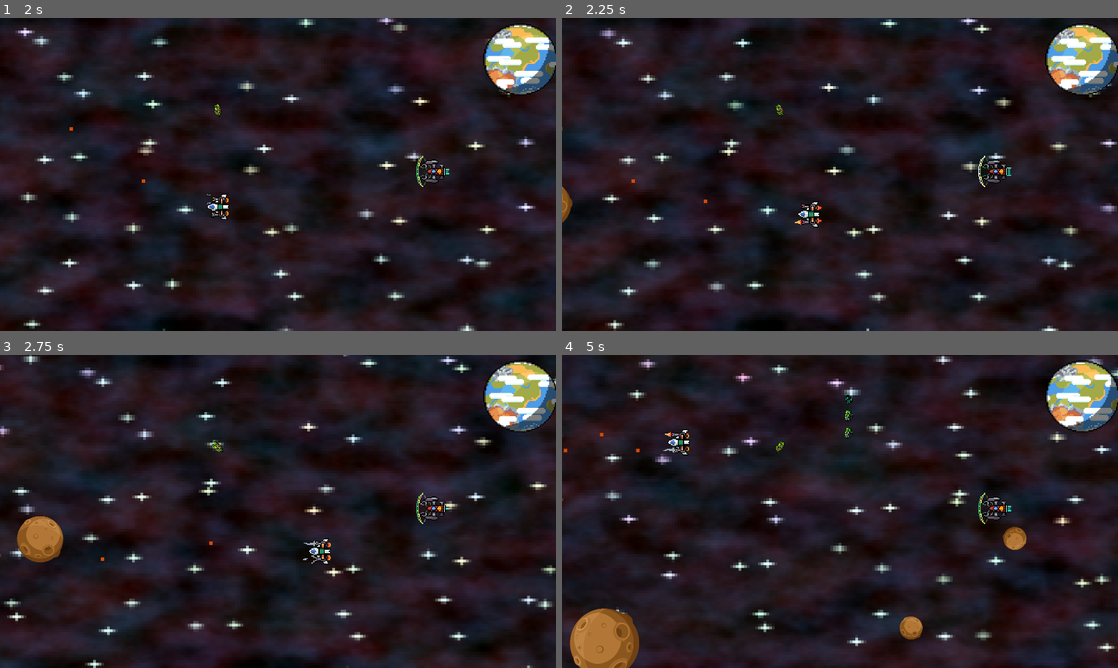
Above: before the commit, frames 1-4 (two rows, left to right).
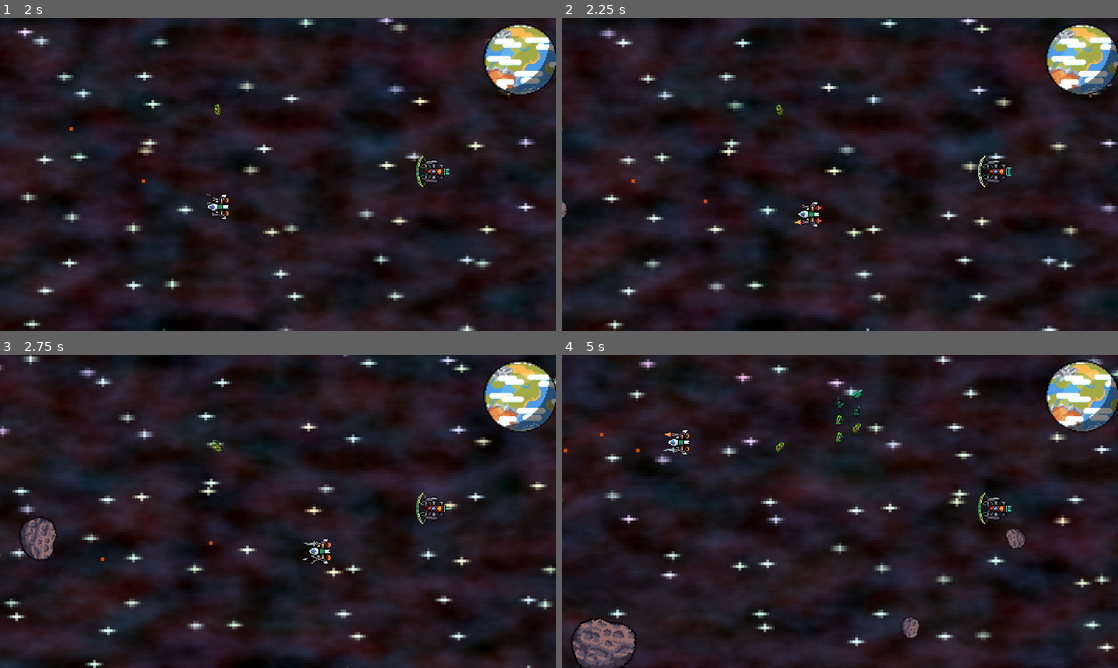
Above: after the commit, the same moments.

Repository: Yekt/SyntaxSoup
Game: Godot game, scene res://scenes/screens/game.tscn
Same seed, same stepped clock (60 frames per second), same inputs: the game is played once before the commit and once after it. The engine's default icon, where the game draws it, is replaced by a stand-in: a white triangle on a blue panel in a dark square.
Inputs:
- Up to frame 1 (2 s): hold D (attacker_right) 0.53-1.28 s; hold S (attacker_down) from 1.28 s (still down)
- Up to frame 2 (2.25 s): release S (attacker_down) at 2.03 s; hold D (attacker_right) from 2.03 s (still down)
- Up to frame 3 (2.75 s): keep holding D (attacker_right)
- Up to frame 4 (5 s): release D (attacker_right) at 2.78 s; hold W (attacker_up) 2.78-3.53 s; hold A (attacker_left) from 3.53 s (still down)

Frame 1 is identical in both runs. In frame 2, 0.1% of the frame differs, in the area x 0-2%, y 53-66%; in frame 3, 1.0%; in frame 4, 2.8%, in the area x 1-84%, y 10-100%.

Commit message:
update asteroid sprite

Diff:
--- a/scenes/entities/asteroid.gd
+++ b/scenes/entities/asteroid.gd
@@ -15,6 +15,7 @@
 var SPEED
 var HEALTH
 var CHILDREN_COUNT
+var IS_DESTROYED = false
 var ROTATION
 
 
@@ -56,6 +57,11 @@
 	position = position + DIRECTION * SPEED * delta
 	rotate(ROTATION)
 
+	if IS_DESTROYED:
+		if !$Sprite.is_playing():
+			queue_free()
+		return
+
 
 func spawn_children():
 	for i in CHILDREN_COUNT:
@@ -74,7 +80,8 @@
 	HEALTH -= damage
 	if HEALTH <= 0:
 		spawn_children()
-		queue_free()
+		IS_DESTROYED = true
+		$Sprite.play("default")
 
 
 func on_screen_exited():
--- a/scenes/entities/asteroid.tscn
+++ b/scenes/entities/asteroid.tscn
@@ -1,10 +1,74 @@
-[gd_scene load_steps=4 format=3 uid="uid://cidsunnrcmic"]
+[gd_scene load_steps=13 format=3 uid="uid://cidsunnrcmic"]
 
 [ext_resource type="Script" path="res://scenes/entities/asteroid.gd" id="1_54xc3"]
-[ext_resource type="Texture2D" uid="uid://cvs5gpbf3y44s" path="res://resources/meteorite-clipart-md-2948215603.png" id="2_wjemx"]
+[ext_resource type="Texture2D" uid="uid://bnigs8tuvl3fq" path="res://scenes/textures/Asteroid.png" id="2_7r1k2"]
 
 [sub_resource type="CircleShape2D" id="CircleShape2D_okb2a"]
 radius = 201.4
+
+[sub_resource type="AtlasTexture" id="AtlasTexture_1kcwe"]
+atlas = ExtResource("2_7r1k2")
+region = Rect2(0, 0, 96, 96)
+
+[sub_resource type="AtlasTexture" id="AtlasTexture_m72se"]
+atlas = ExtResource("2_7r1k2")
+region = Rect2(96, 0, 96, 96)
+
+[sub_resource type="AtlasTexture" id="AtlasTexture_j2l2e"]
+atlas = ExtResource("2_7r1k2")
+region = Rect2(192, 0, 96, 96)
+
+[sub_resource type="AtlasTexture" id="AtlasTexture_jrror"]
+atlas = ExtResource("2_7r1k2")
+region = Rect2(288, 0, 96, 96)
+
+[sub_resource type="AtlasTexture" id="AtlasTexture_u7w5f"]
+atlas = ExtResource("2_7r1k2")
+region = Rect2(384, 0, 96, 96)
+
+[sub_resource type="AtlasTexture" id="AtlasTexture_jankj"]
+atlas = ExtResource("2_7r1k2")
+region = Rect2(480, 0, 96, 96)
+
+[sub_resource type="AtlasTexture" id="AtlasTexture_euvmd"]
+atlas = ExtResource("2_7r1k2")
+region = Rect2(576, 0, 96, 96)
+
+[sub_resource type="AtlasTexture" id="AtlasTexture_mjmcu"]
+atlas = ExtResource("2_7r1k2")
+region = Rect2(672, 0, 96, 96)
+
+[sub_resource type="SpriteFrames" id="SpriteFrames_tgp0u"]
+animations = [{
+"frames": [{
+"duration": 1.0,
+"texture": SubResource("AtlasTexture_1kcwe")
+}, {
+"duration": 1.0,
+"texture": SubResource("AtlasTexture_m72se")
+}, {
+"duration": 1.0,
+"texture": SubResource("AtlasTexture_j2l2e")
+}, {
+"duration": 1.0,
+"texture": SubResource("AtlasTexture_jrror")
+}, {
+"duration": 1.0,
+"texture": SubResource("AtlasTexture_u7w5f")
+}, {
+"duration": 1.0,
+"texture": SubResource("AtlasTexture_jankj")
+}, {
+"duration": 1.0,
+"texture": SubResource("AtlasTexture_euvmd")
+}, {
+"duration": 1.0,
+"texture": SubResource("AtlasTexture_mjmcu")
+}],
+"loop": false,
+"name": &"default",
+"speed": 12.0
+}]
 
 [node name="Asteroid" type="Area2D"]
 collision_layer = 8
@@ -14,10 +78,7 @@
 [node name="CollisionShape2D" type="CollisionShape2D" parent="."]
 shape = SubResource("CircleShape2D_okb2a")
 
-[node name="Sprite2D" type="Sprite2D" parent="."]
-scale = Vector2(0.5, 0.5)
-texture = ExtResource("2_wjemx")
-
-[node name="VisibleOnScreenNotifier2D" type="VisibleOnScreenNotifier2D" parent="."]
-
-[connection signal="screen_exited" from="VisibleOnScreenNotifier2D" to="." method="on_screen_exited"]
+[node name="Sprite" type="AnimatedSprite2D" parent="."]
+texture_filter = 1
+scale = Vector2(10, 10)
+sprite_frames = SubResource("SpriteFrames_tgp0u")
